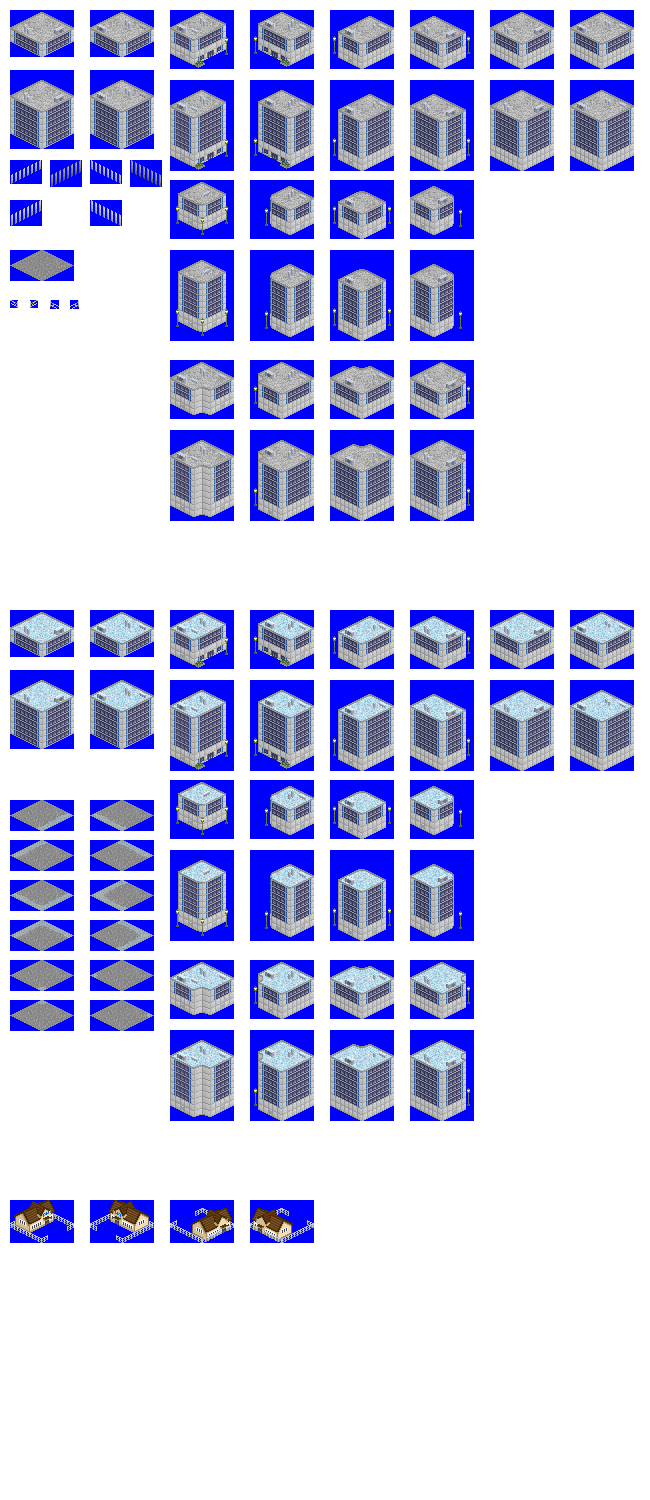
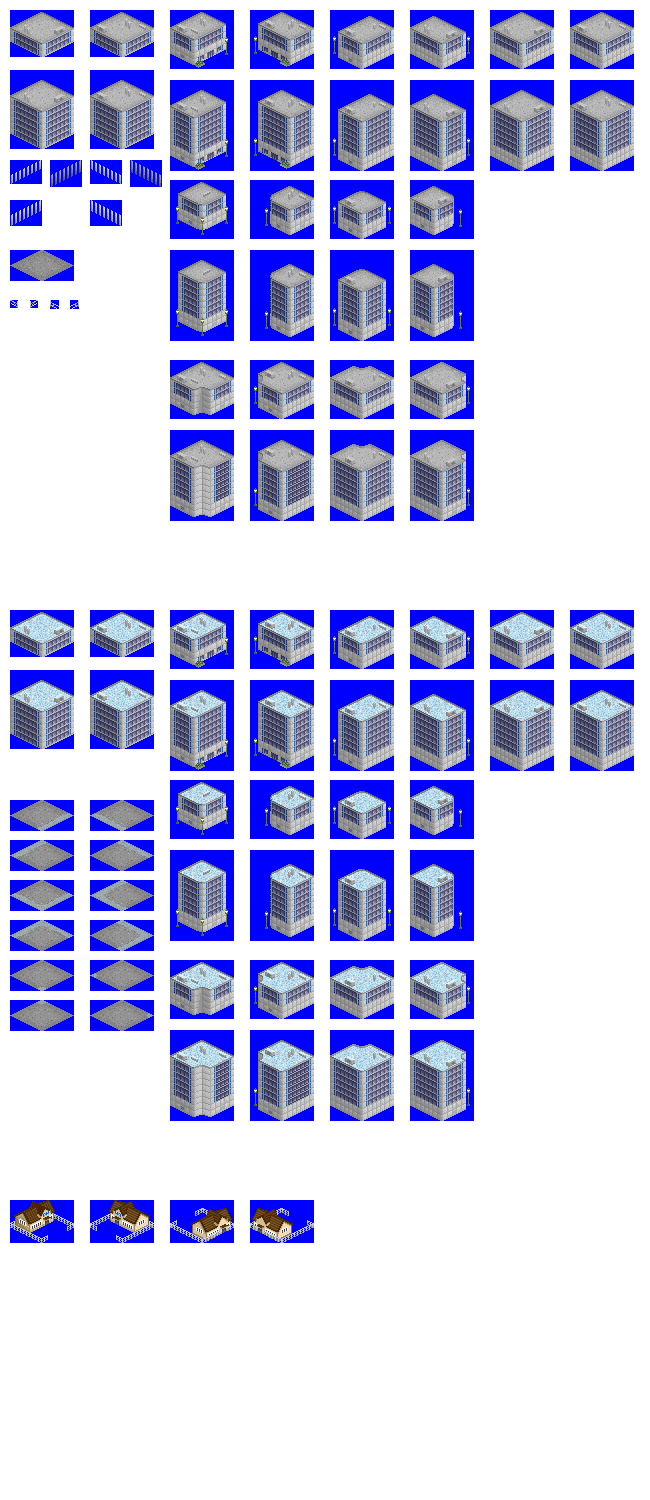
Layered file, before and after one edit (650x1500). Changes by layer:
painted on "facil" over [24,16,626,1067]
painted on "roof" over [12,14,632,471]
painted on "new_graphic" over [10,12,634,1232]
